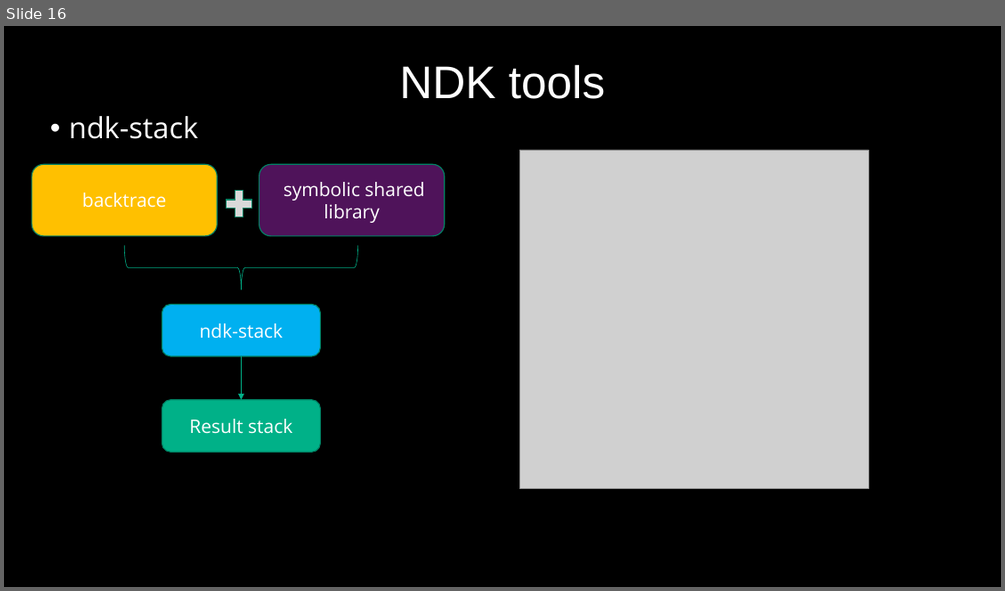
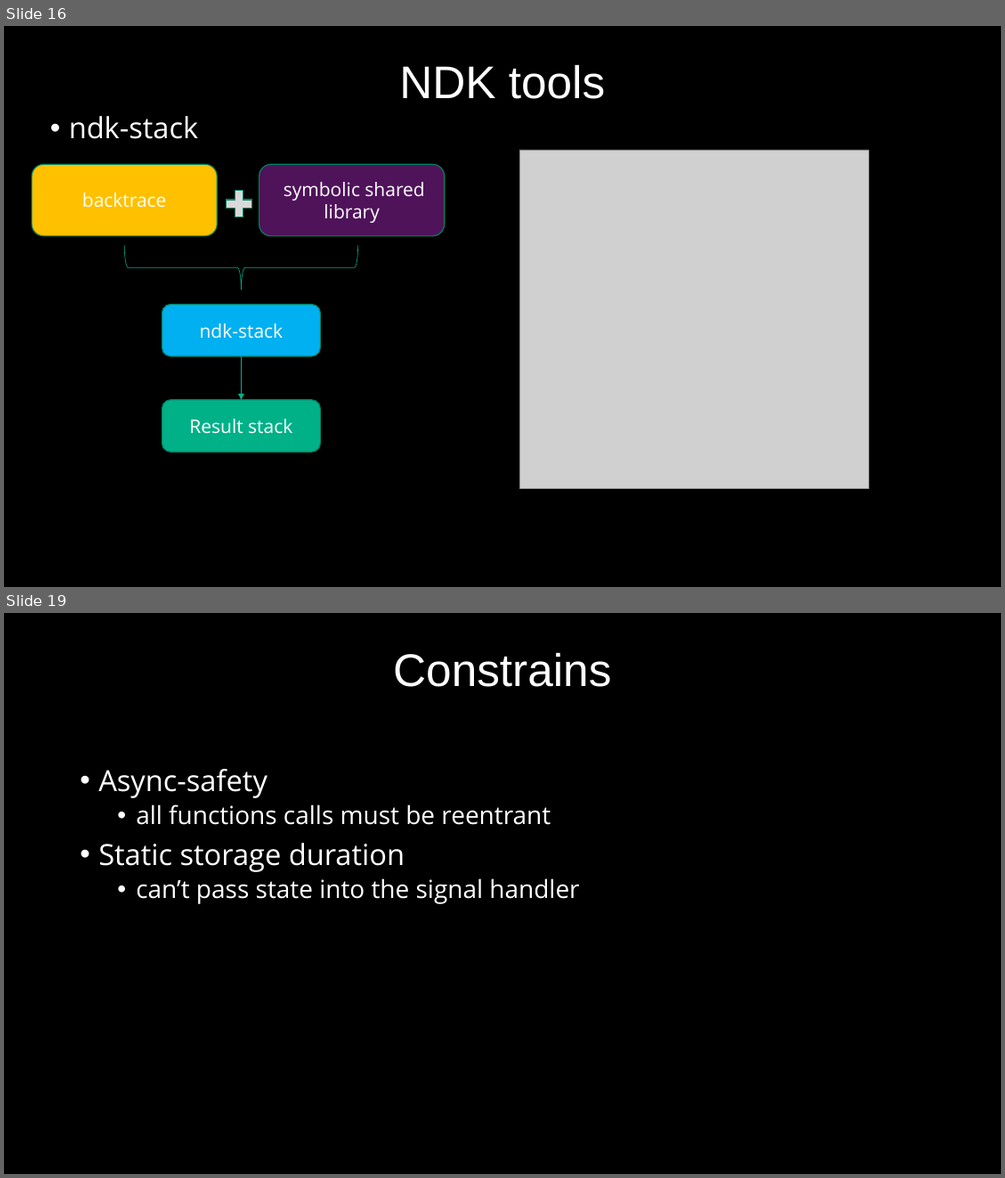
Before and after one commit to 9majka/NDK_presentation, a slide deck: NDK_SoftServeTheme.pptx. Shown one above the other, each under a label of ours: slide 16 before the commit, slides 16 and 19 after it; the slides between them are not shown. The pictures are 1005x591 and 1005x1178 pixels, drawn with LibreOffice and Linux fonts; fonts in the diff are those of the drawing; grey boxes stand for pictures; background and template pictures are left out. Boxes give left, top, right and bottom in pixels: in the first picture for what was removed or moved away, otherwise in the second. Text is boxed around its words. In the diff, an @@ line names an element or a change of style, - is before the commit and + after.

```diff
--- a/NDK_SoftServeTheme.pptx
+++ b/NDK_SoftServeTheme.pptx
@@ slide 19 added at (x1=4, y1=613, x2=1001, y2=1174), background #000000 @@
@@ title added at (x1=393, y1=652, x2=611, y2=687), 44 pt, text #FFFFFF @@
+Constrains
@@ text added at (x1=98, y1=769, x2=579, y2=904), 24 pt, text #FFFFFF @@
+• Async-safety
+  • all functions calls must be reentrant
+• Static storage duration
+  • can’t pass state into the signal handler
```
Also in this commit, not shown: 11 slides changed, 1 other slide added, 3 slides removed, 9 other files.
